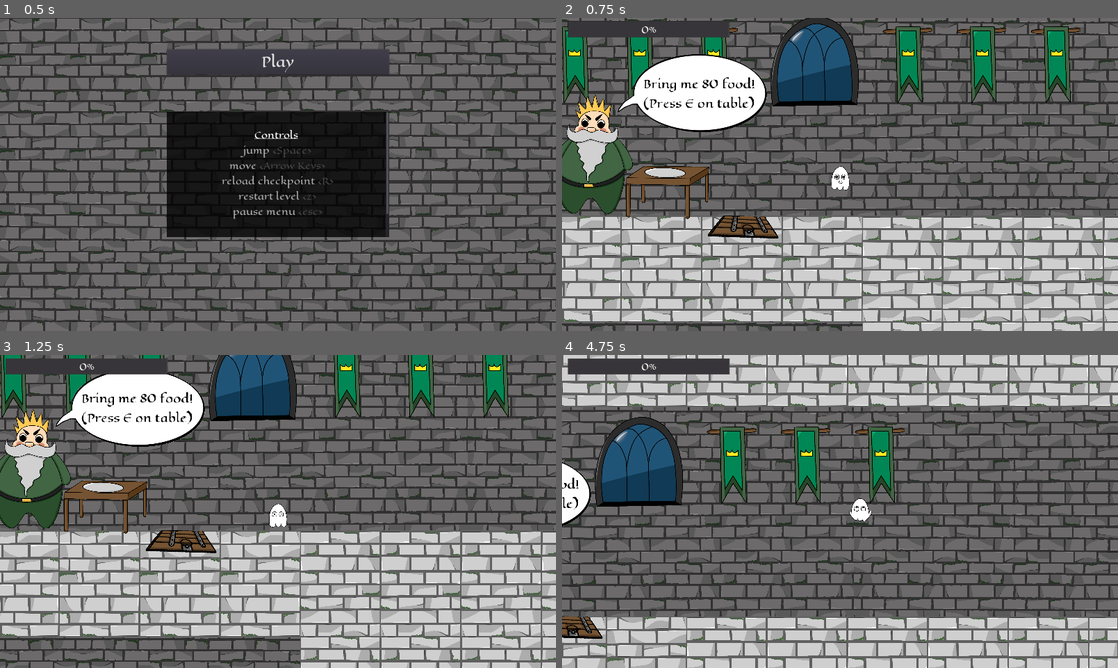
Above: before the commit, frames 1-4 (two rows, left to right).
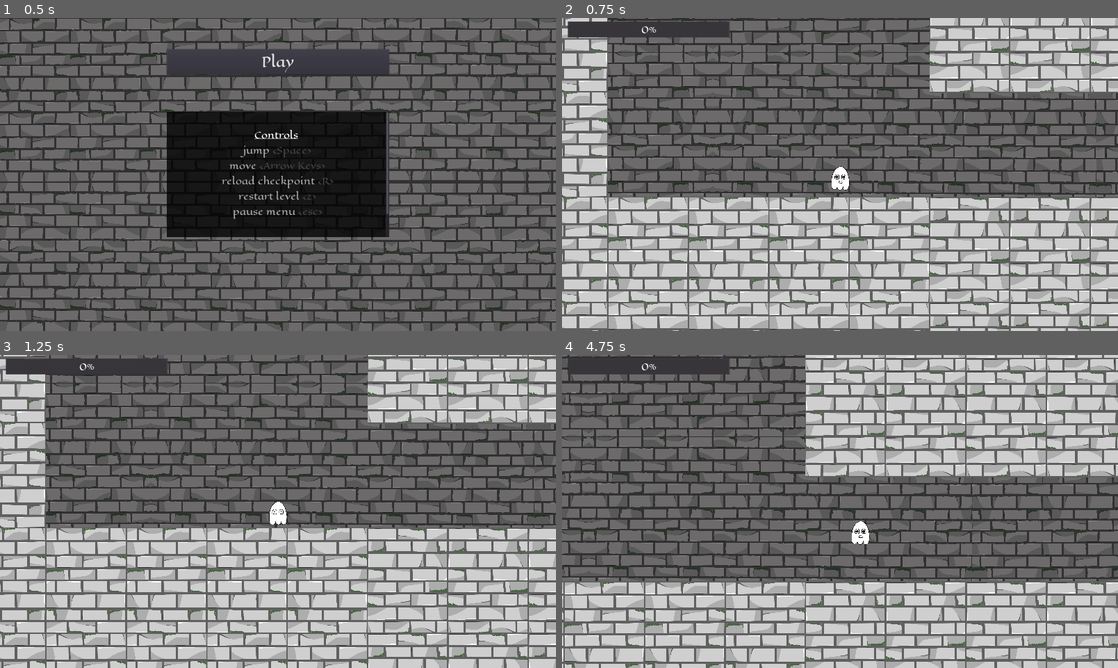
Above: after the commit, the same moments.

Repository: magic-gd/project_r
Game: Godot game, scene res://GUI/MainMenu.tscn
Same seed, same stepped clock (60 frames per second), same inputs: the game is played once before the commit and once after it.
Inputs:
- Up to frame 1 (0.5 s): no input
- Up to frame 2 (0.75 s): click "Play" at 0.5 s
- Up to frame 3 (1.25 s): no input
- Up to frame 4 (4.75 s): tap E (interact) at 1.25, 2.1, 2.75, 3.6, 4.25 s; hold E (interact) 1.28-2.03 s; hold Right (move_right) 1.28-2.78 s; tap Space (jump) at 1.52, 1.82, 2.27, 2.57, 3.77, 4.07, 4.52 s; hold Left (move_left) 2.78-3.53 s; hold E (interact) 2.78-3.53 s; hold Right (move_right) from 3.53 s (still down); hold E (interact) from 4.28 s (still down)

Frame 1 is identical in both runs. In frame 2, 64% of the frame differs, in the area x 0-100%, y 0-100%; in frame 3, 61%; in frame 4, 63%.

Commit message:
fix player pos

Diff:
--- a/Levels/beautiful_tower.tscn
+++ b/Levels/beautiful_tower.tscn
@@ -66,7 +66,7 @@
 [node name="beautiful_map" type="Node2D"]
 
 [node name="Character" parent="." instance=ExtResource( 3 )]
-position = Vector2( -654.054, -12606.8 )
+position = Vector2( -886.085, 4902.55 )
 z_index = 1
 overall_food_count = 89
 
